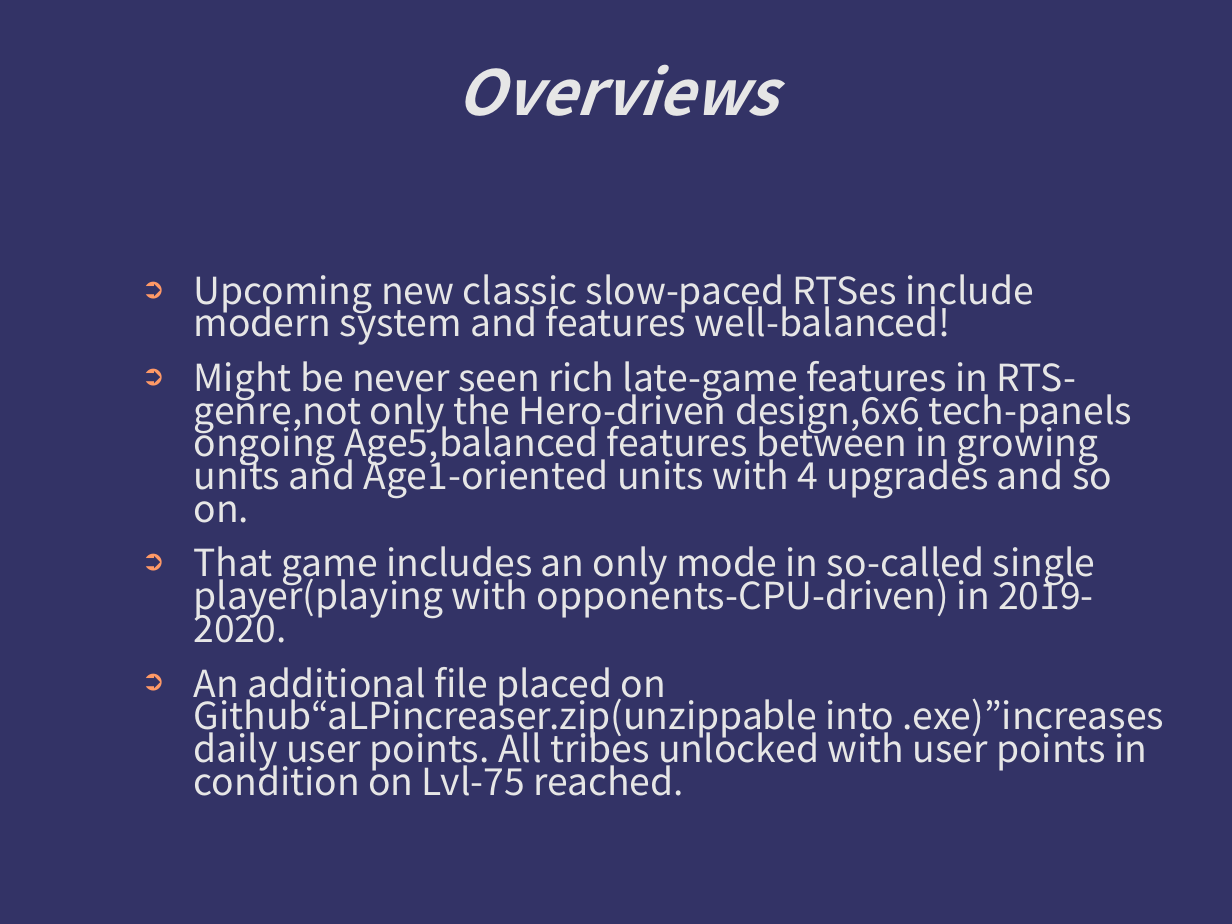
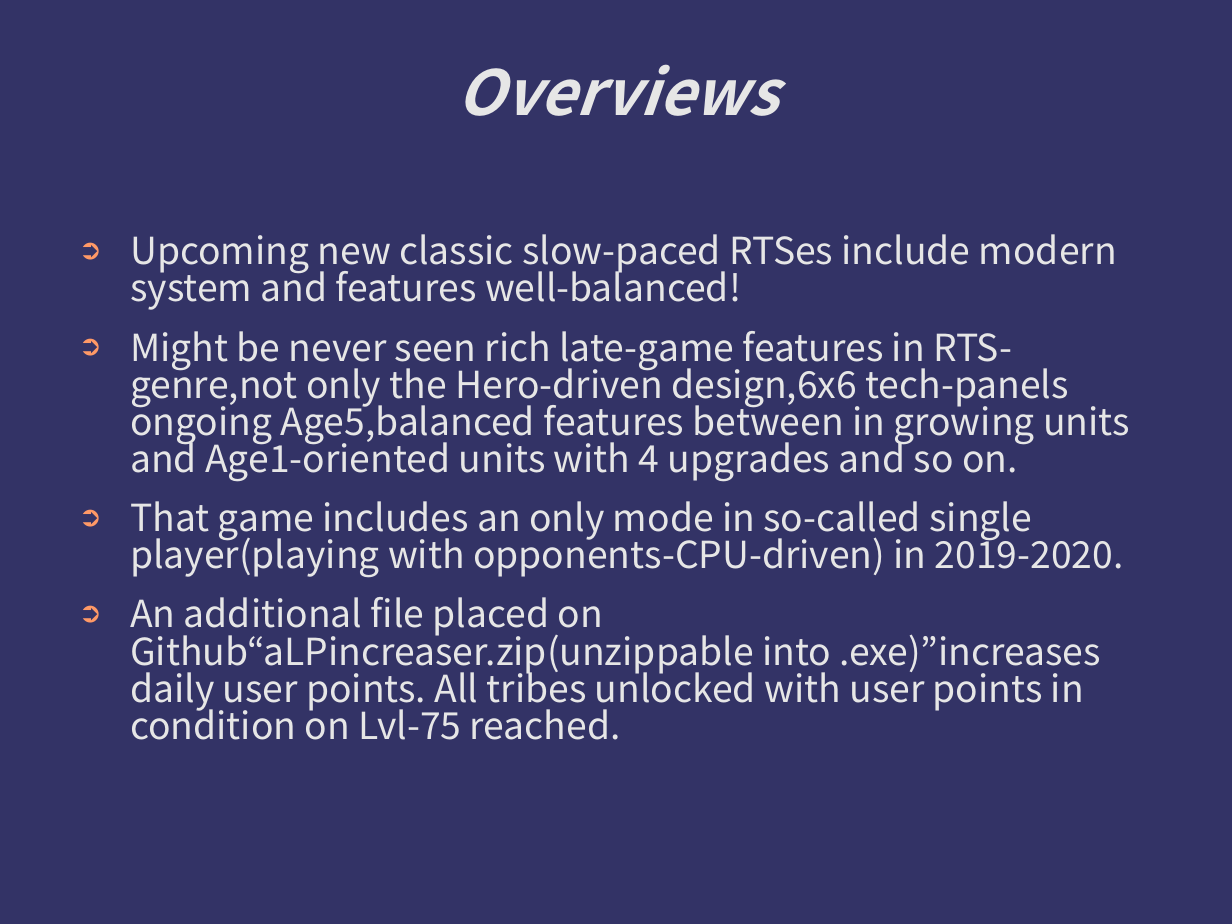
Before and after one commit to kotorize/kotorize, a slide deck: slide 2 of Manuals.ppt. Drawn at 1232x924 pixels with LibreOffice and Linux fonts; fonts in the diff are those of the drawing; background and template pictures are left out. Boxes give left, top, right and bottom in pixels: in the first picture for what was removed or moved away, otherwise in the second. Text is boxed around its words. In the diff, an @@ line names an element or a change of style, - is before the commit and + after.

```diff
--- a/Manuals.ppt
+++ b/Manuals.ppt
@@ text "Upcoming new classic slow-paced RTSes ..." moved from (x1=194, y1=274, x2=1165, y2=796) to (x1=130, y1=234, x2=1130, y2=740) @@
@@ text "Upcoming new classic slow-paced RTSes ..." at (x1=130, y1=234, x2=1130, y2=740): indent changed; line spacing 0.73 to 0.83 @@
```
Also in this commit, not shown: 6 other slides changed.
